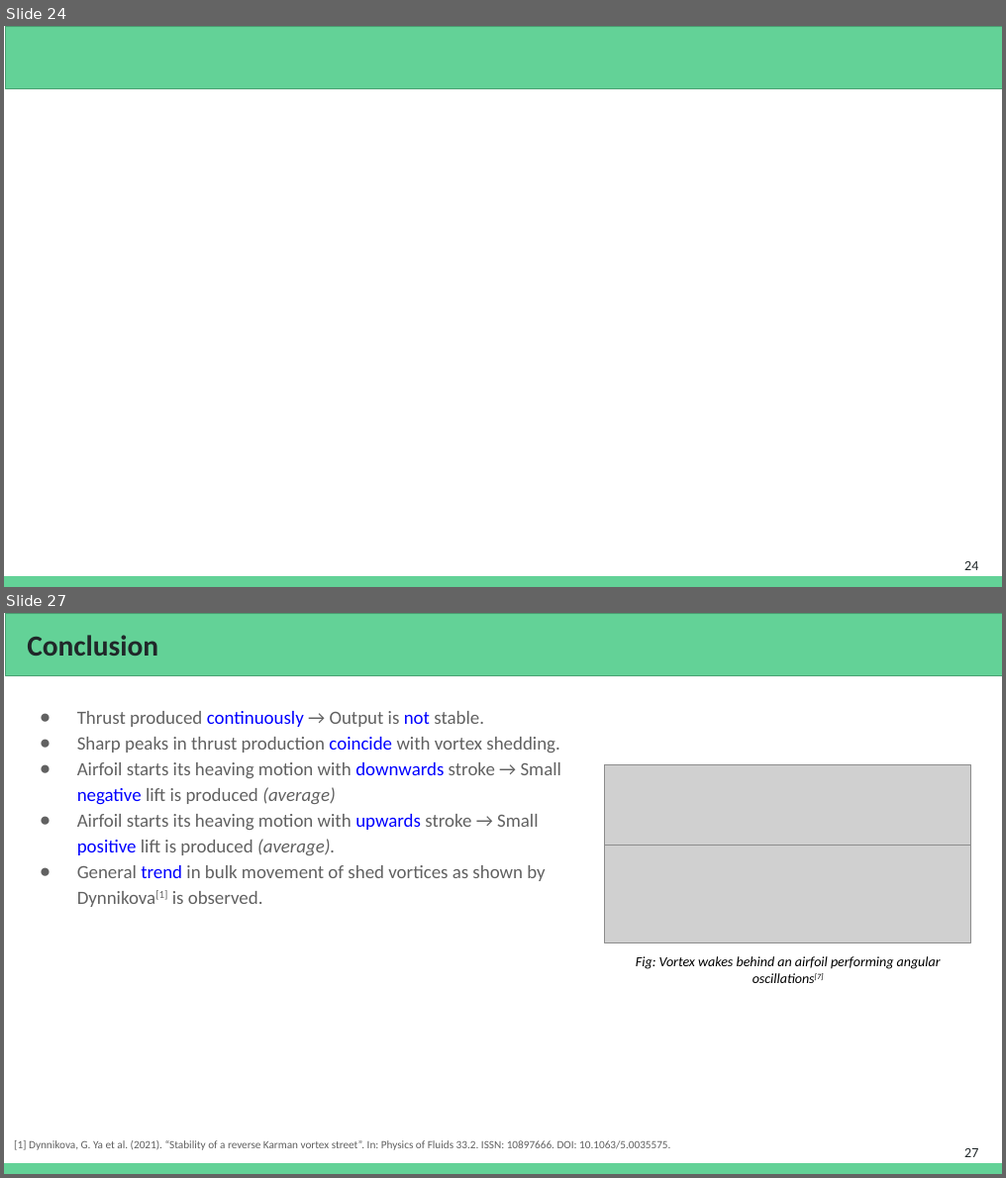
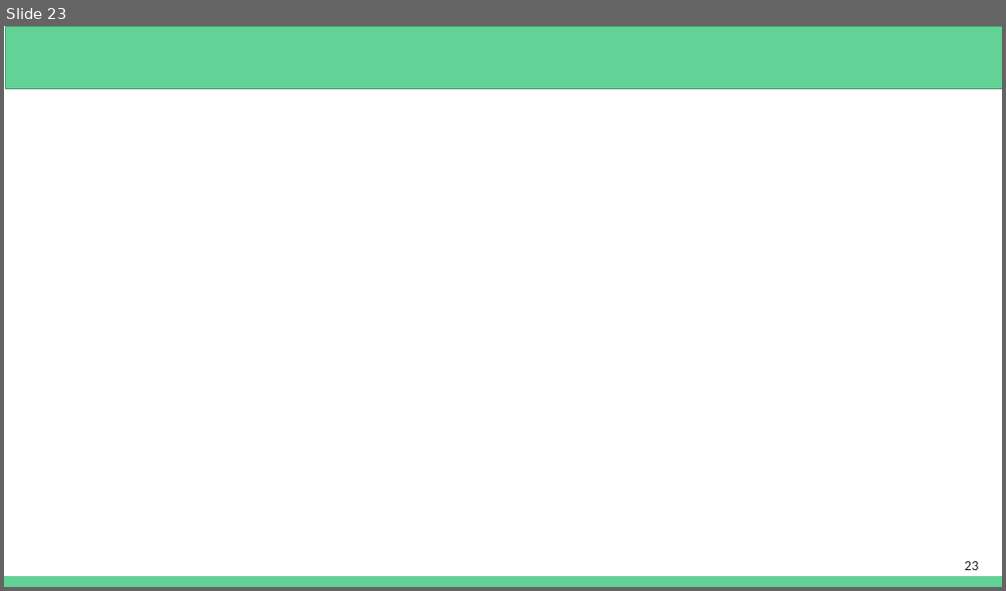
Before and after one commit to Prajwal-Prathiksh/ddp-thesis, a slide deck: report/DDP Stage I - 2022.pptx. Shown one above the other, each under a label of ours: slides 24 and 27 before the commit, slide 23 after it; the slides between them are not shown. The pictures are 1006x1178 and 1006x591 pixels, drawn with LibreOffice and Linux fonts; fonts in the diff are those of the drawing; grey boxes stand for pictures. Boxes give left, top, right and bottom in pixels: in the first picture for what was removed or moved away, otherwise in the second. Text is boxed around its words. In the diff, an @@ line names an element or a change of style, - is before the commit and + after.

```diff
--- a/report/DDP Stage I - 2022.pptx
+++ b/report/DDP Stage I - 2022.pptx
@@ slide 27 removed at <box>4,613,1002,1174</box>, background #FFFFFF; not listed: 1 template element that a slide beside it also shows @@
@@ rectangle removed at <box>5,613,1002,676</box> @@
@@ title removed at <box>27,635,158,656</box> @@
-Conclusion
@@ text removed at <box>77,711,561,907</box> @@
-● Thrust produced continuously → Output is not stable.
-● Sharp peaks in thrust production coincide with vortex shedding.
-● Airfoil starts its heaving motion with downwards stroke → Small negative lift is produced (average)
-● Airfoil starts its heaving motion with upwards stroke → Small positive lift is produced (average).
-● General trend in bulk movement of shed vortices as shown by Dynnikova[1] is observed.
@@ picture removed at <box>605,765,971,846</box> @@
@@ picture removed at <box>605,846,971,944</box> @@
@@ text removed at <box>636,957,941,983</box> @@
-Fig: Vortex wakes behind an airfoil performing angular oscillations[7]
@@ text removed at <box>14,1141,670,1151</box> @@
-[1] Dynnikova, G. Ya et al. (2021). “Stability of a reverse Karman vortex street”. In: Physics of Fluids 33.2. ISSN: 10897666. DOI: 10.1063/5.0035575.
@@ page number removed at <box>964,1149,978,1157</box> @@
-27
@@ what was slide 24 is now slide 23 @@
@@ page number at <box>964,562,978,570</box>: text changed @@
-24
+23
```
Also in this commit, not shown: 5 slides changed, 3 slides added, 6 other slides removed.
